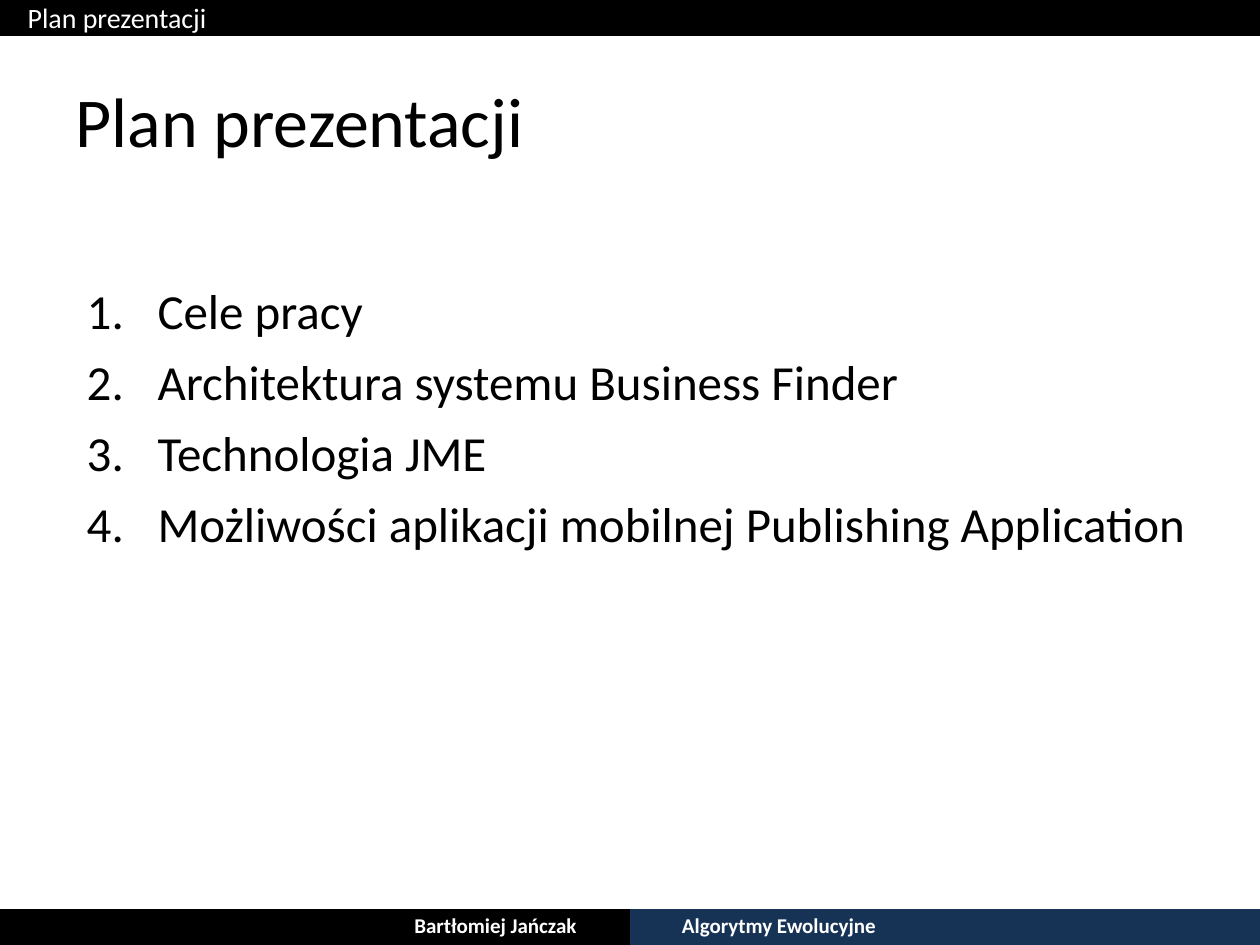
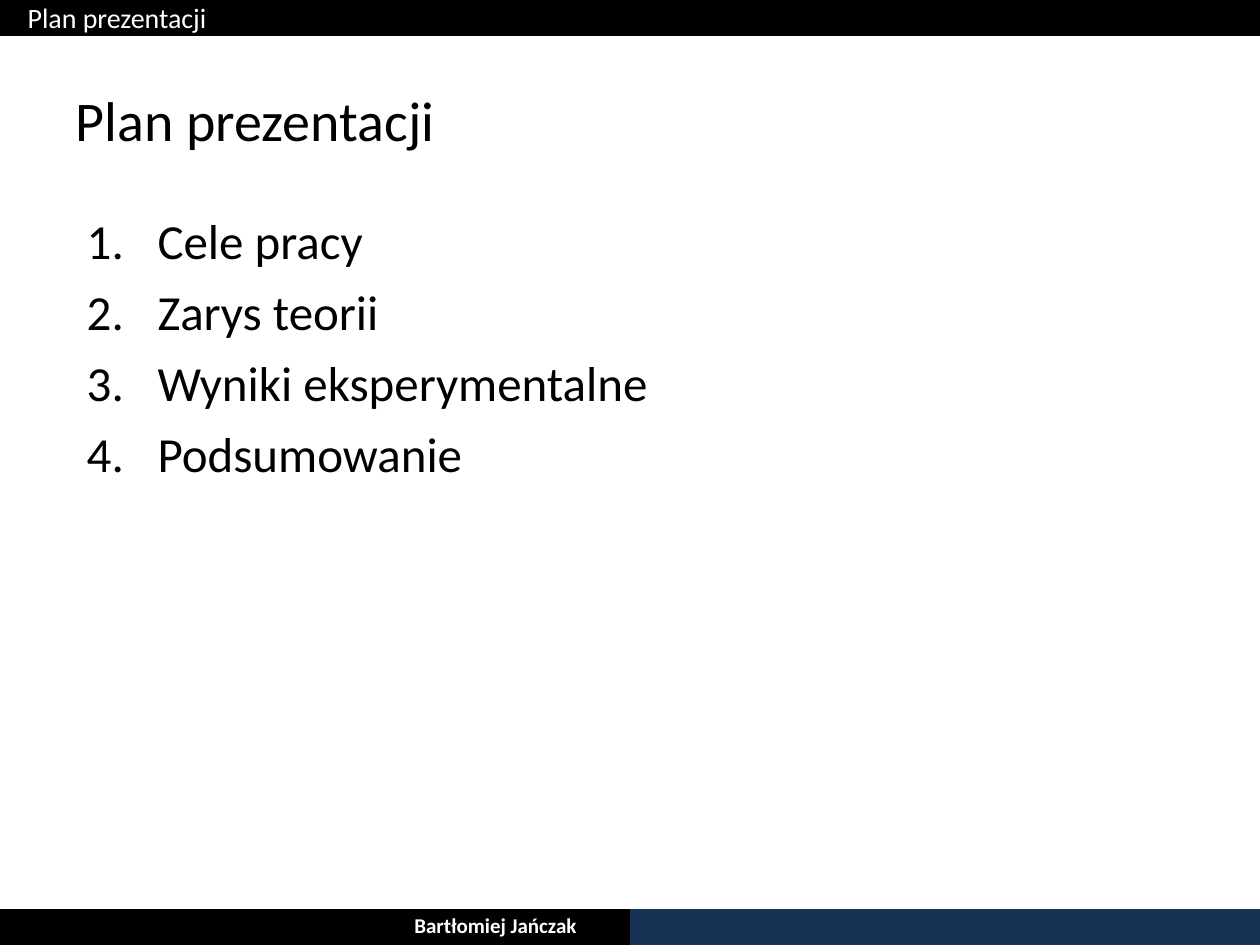
Before and after one commit to bjanczak/mgr, a slide deck: slide 2 of documents/prezentacja/Bartlomiej_Janczak_22_06_2013.ppt. Drawn at 1260x945 pixels with LibreOffice and Linux fonts; fonts in the diff are those of the drawing. Boxes give left, top, right and bottom in pixels: in the first picture for what was removed or moved away, otherwise in the second. Text is boxed around its words. In the diff, an @@ line names an element or a change of style, - is before the commit and + after.

```diff
--- a/documents/prezentacja/Bartlomiej_Janczak_22_06_2013.ppt
+++ b/documents/prezentacja/Bartlomiej_Janczak_22_06_2013.ppt
@@ title "Plan prezentacji" at (x1=76, y1=102, x2=434, y2=151): size 40 to 32 pt @@
@@ text added at (x1=158, y1=225, x2=647, y2=473), 28 pt, text #000000 @@
+1. Cele pracy
+2. Zarys teorii
+3. Wyniki eksperymentalne
+4. Podsumowanie
@@ text removed at (x1=158, y1=295, x2=1185, y2=551) @@
-1. Cele pracy
-2. Architektura systemu Business Finder
-3. Technologia JME
-4. Możliwości aplikacji mobilnej Publishing Application
@@ text removed at (x1=682, y1=918, x2=876, y2=937) @@
-Algorytmy Ewolucyjne
```
Also in this commit, not shown: 3 other slides changed, 7 slides added.
